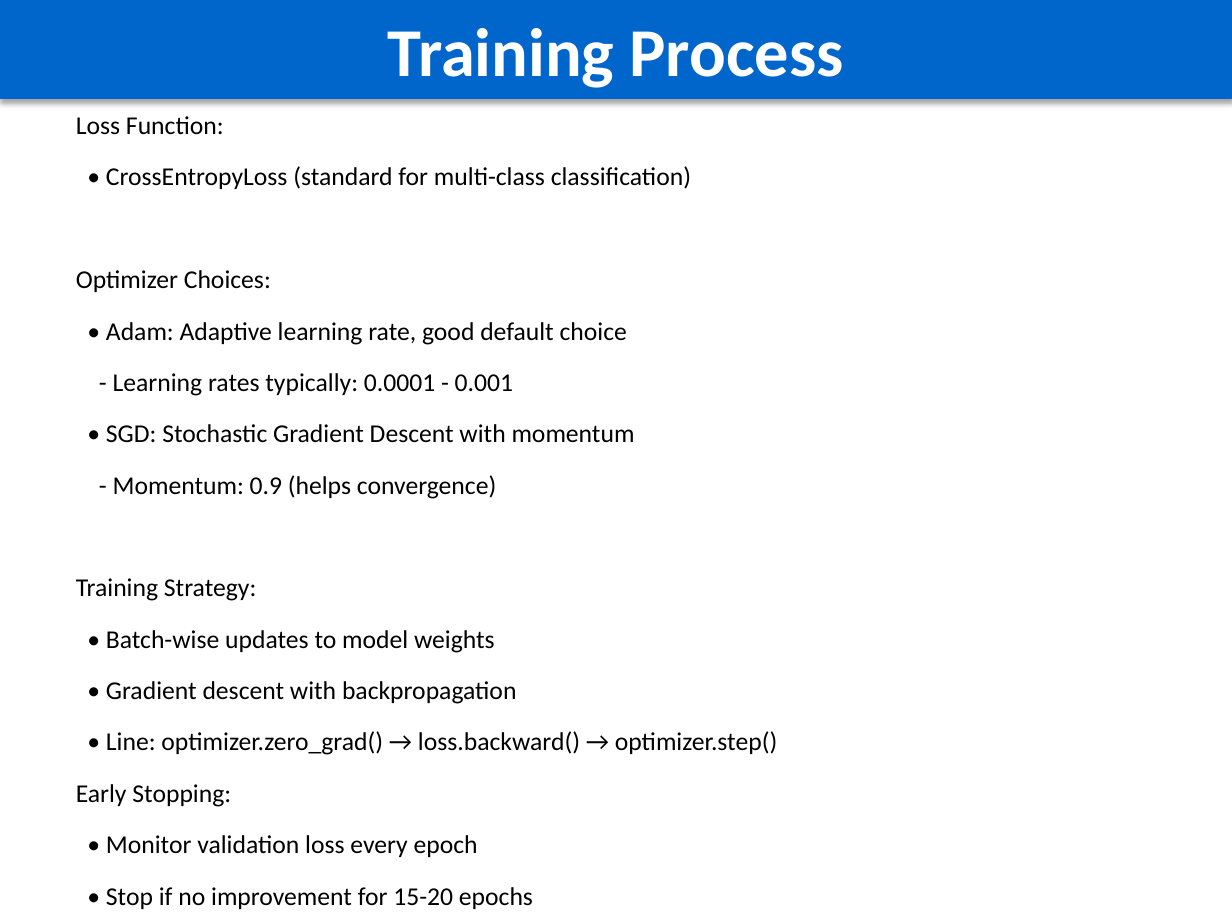
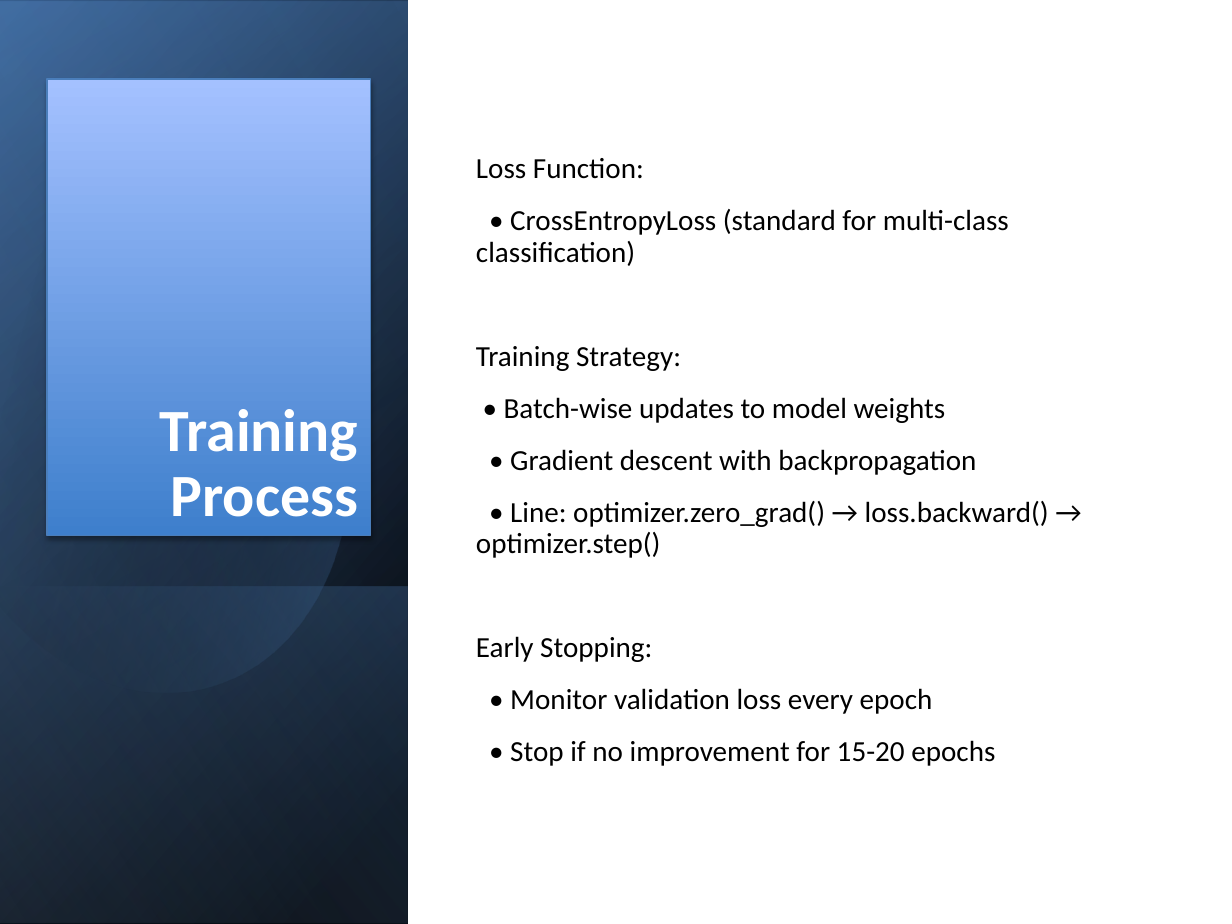
Before and after one commit to Bernardo1205/Deep-Learning, a slide deck: slide 10 of src/assignment-2/CNN/CNN_Classification_Report.pptx (slide 8 before the commit). Drawn at 1232x924 pixels with LibreOffice and Linux fonts; fonts in the diff are those of the drawing. Boxes give left, top, right and bottom in pixels: in the first picture for what was removed or moved away, otherwise in the second. Text is boxed around its words. In the diff, an @@ line names an element or a change of style, - is before the commit and + after.

```diff
--- a/src/assignment-2/CNN/CNN_Classification_Report.pptx
+++ b/src/assignment-2/CNN/CNN_Classification_Report.pptx
@@ rectangle added at [0,0,1232,924], fill #FFFFFF @@
@@ rectangle added at [1,0,408,923], fill gradient #000000 to #376092 @@
@@ rectangle added at [1,2,408,924], fill gradient #000000 to #4F81BD @@
@@ rectangle added at [1,0,408,922], fill gradient #000000 to #95B3D7 @@
@@ freeform shape added at [0,87,414,737], fill gradient #000000 to #4F81BD @@
@@ rectangle "Training Process": place and size @@
-rectangle "Training Process" at [0,0,1232,99]
+rectangle "Training Process" at [47,79,371,535]
@@ rectangle "Training Process" at [47,79,371,535]: size 40 to 35 pt; alignment centre to right; line spacing 1 to 0.9; more space between paragraphs; vertical alignment middle to bottom; fill #0066CC to gradient #3F80CE to #A4C4FF; outline #0066CC 0.75 pt to #4B7EBC 0.75 pt @@
@@ text "Loss Function:": place and size @@
-text "Loss Function:" at [76,116,778,909]
+text "Loss Function:" at [476,158,1049,766]
@@ text "Loss Function:" at [476,158,1049,766]: size 15 to 17 pt; line spacing 1 to 0.9; vertical alignment top to middle @@
@@ text at [76,270,635,499]: paragraphs removed @@
-Optimizer Choices:
-• Adam: Adaptive learning rate, good default choice
-- Learning rates typically: 0.0001 - 0.001
-• SGD: Stochastic Gradient Descent with momentum
-- Momentum: 0.9 (helps convergence)
@@ rectangle added at [1,587,408,924], fill gradient #4F81BD to #000000 @@
```
Also in this commit, not shown: 7 other slides changed, 15 slides added, 2 slides removed, 13 other files.
